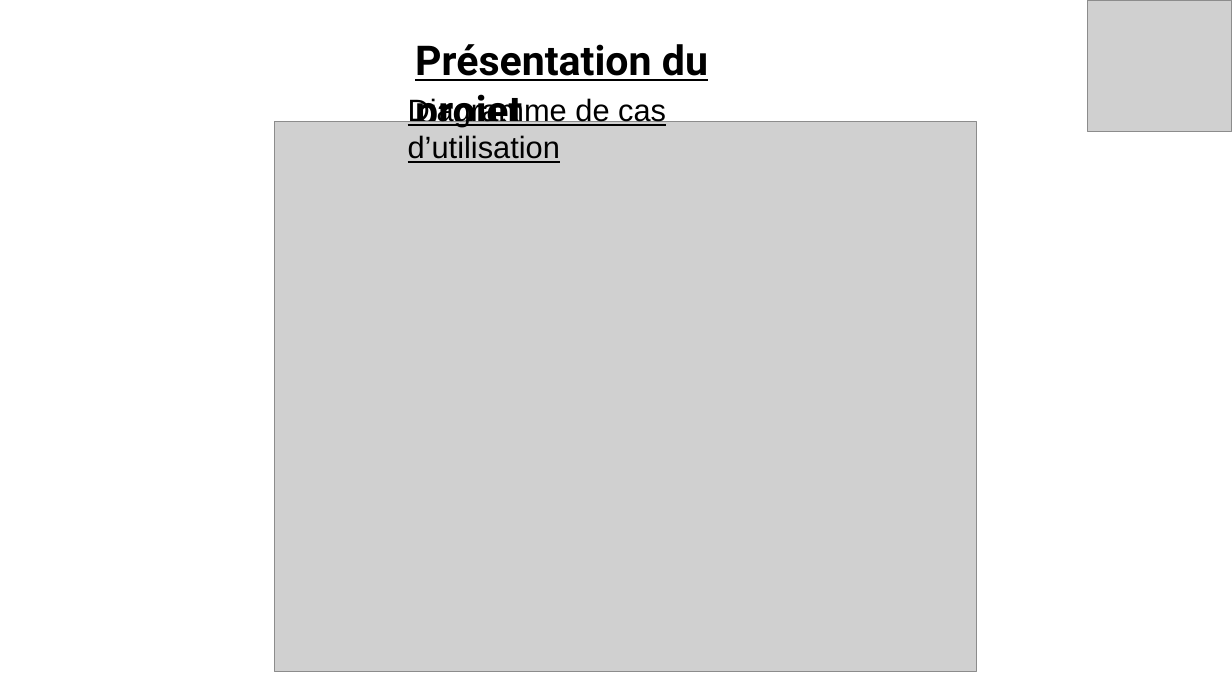
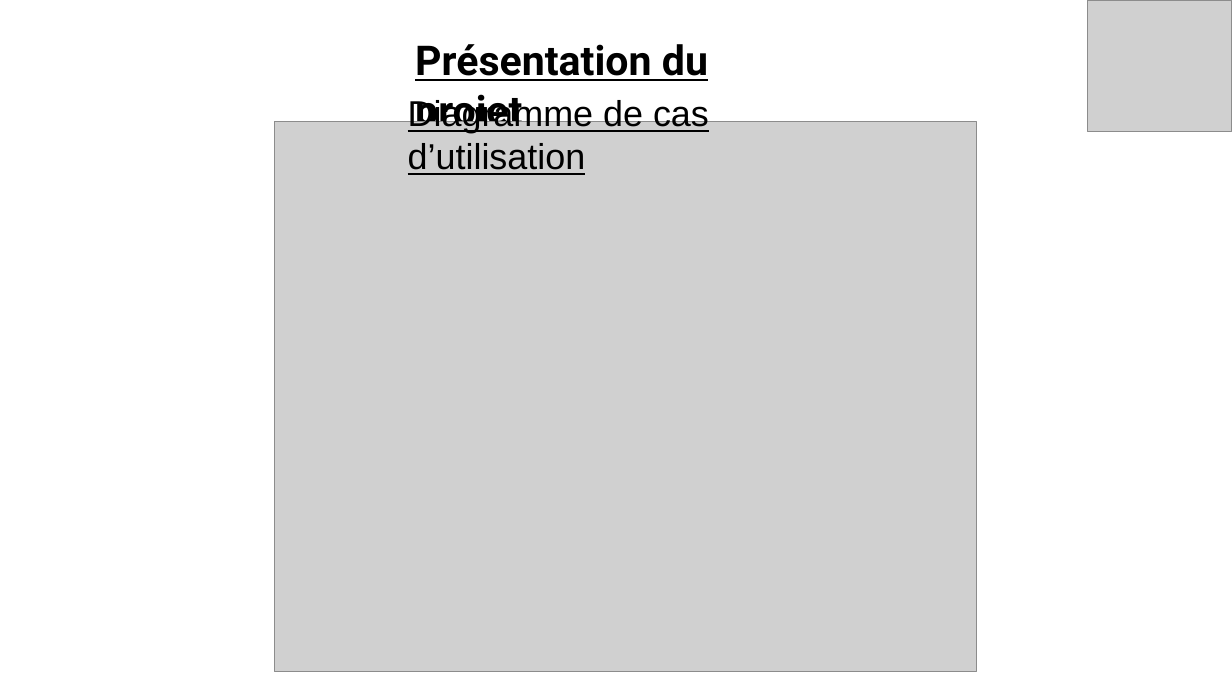
Before and after one commit to vento11b/mini-projet2, a slide deck: slide 5 of Présentation/TOKI.pptx. Drawn at 1232x693 pixels with LibreOffice and Linux fonts; fonts in the diff are those of the drawing; grey boxes stand for pictures. Boxes give left, top, right and bottom in pixels: in the first picture for what was removed or moved away, otherwise in the second. Text is boxed around its words. In the diff, an @@ line names an element or a change of style, - is before the commit and + after.

```diff
--- a/Présentation/TOKI.pptx
+++ b/Présentation/TOKI.pptx
@@ text "Diagramme de cas d’utilisation" at bbox=[408, 98, 709, 175]: size 24 to 28 pt @@
```
Also in this commit, not shown: 7 other slides changed, 1 other file.
